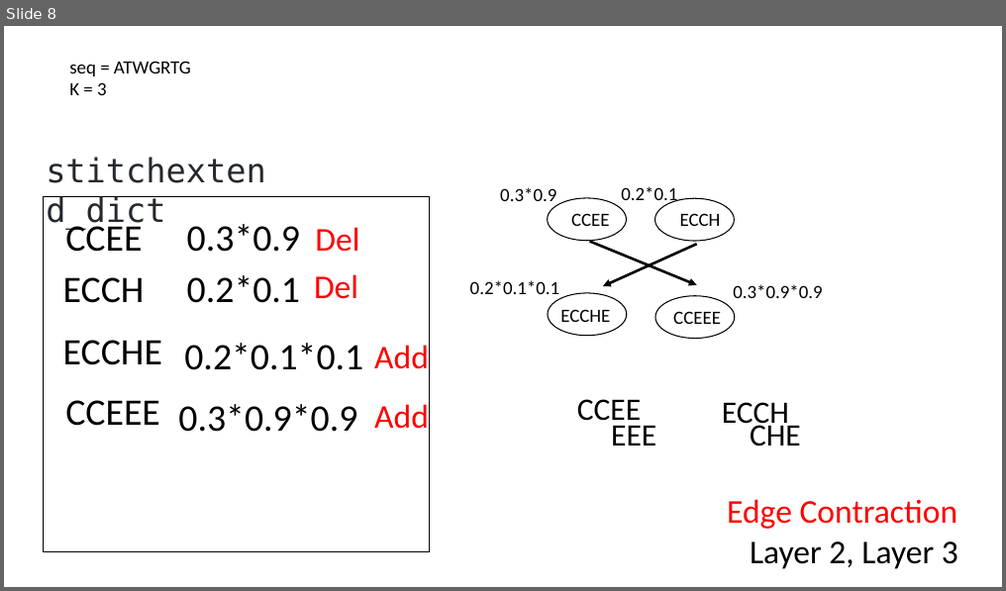
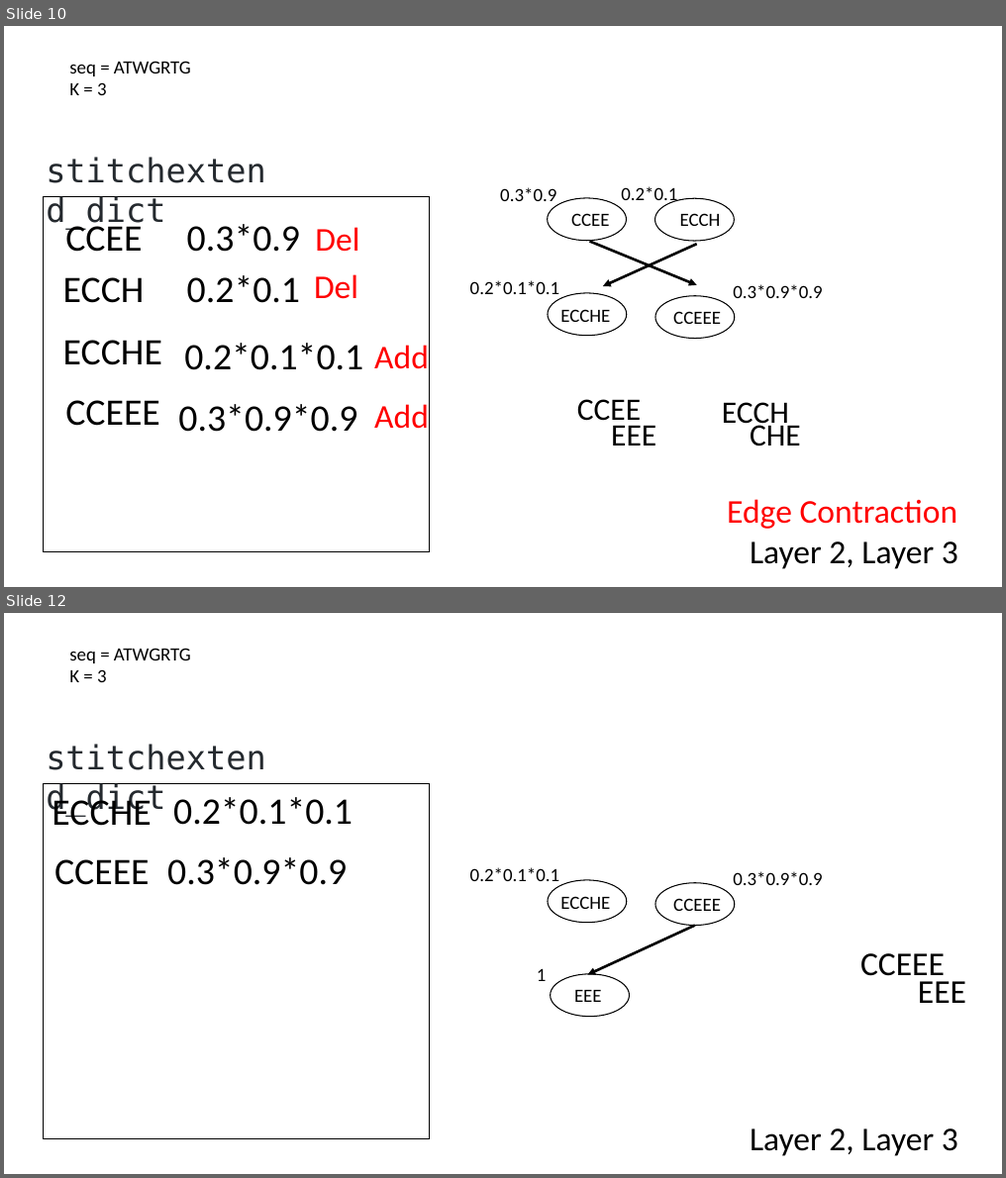
Before and after one commit to Dreycey/DebruijnExtend, a slide deck: figures/DebExtended.pptx. Shown one above the other, each under a label of ours: slide 8 before the commit, slides 10 and 12 after it; the slides between them are not shown. The pictures are 1006x591 and 1006x1178 pixels, drawn with LibreOffice and Linux fonts; fonts in the diff are those of the drawing. Boxes give left, top, right and bottom in pixels: in the first picture for what was removed or moved away, otherwise in the second. Text is boxed around its words. In the diff, an @@ line names an element or a change of style, - is before the commit and + after.

```diff
--- a/figures/DebExtended.pptx
+++ b/figures/DebExtended.pptx
@@ slide 12 added at [4,613,1002,1174], background #FFFFFF @@
@@ text added at [69,648,191,682], 18 pt, text #000000 @@
+seq = ATWGRTG
+K = 3
@@ rectangle added at [43,783,430,1140], outline #000000 1 pt @@
@@ text added at [46,783,165,816], 32 pt, text #24292E @@
+stitchextend_dict
@@ text added at [52,793,151,826], 36 pt, text #000000 @@
+ECCHE
@@ text added at [173,797,352,825], 36 pt, text #000000 @@
+0.2*0.1*0.1
@@ text added at [54,860,150,885], 36 pt, text #000000 @@
+CCEEE
@@ text added at [167,858,347,885], 36 pt, text #000000 @@
+0.3*0.9*0.9
@@ text added at [470,867,560,886], 18 pt, text #000000 @@
+0.2*0.1*0.1
@@ text added at [733,871,823,885], 18 pt, text #000000 @@
+0.3*0.9*0.9
@@ ellipse added at [548,880,627,923], outline #000000 1 pt @@
@@ text added at [560,896,610,909], 18 pt, text #000000 @@
+ECCHE
@@ ellipse added at [655,883,735,926], outline #000000 1 pt @@
@@ text added at [673,898,721,911], 18 pt, text #000000 @@
+CCEEE
@@ arrow added from (695, 925) to (588, 974), #000000 2.5 pt @@
@@ text added at [537,968,547,981], 18 pt, text #000000 @@
+1
@@ text added at [860,954,944,984], 32 pt, text #000000 @@
+CCEEE
@@ ellipse added at [550,974,630,1017], outline #000000 1 pt @@
@@ text added at [574,990,602,1002], 18 pt, text #000000 @@
+EEE
@@ text added at [918,981,966,1003], 32 pt, text #000000 @@
+EEE
@@ text added at [749,1129,958,1157], 32 pt, text #000000 @@
+Layer 2, Layer 3
@@ what was slide 8 is now slide 10 @@
```
Also in this commit, not shown: 11 slides changed, 10 other slides added, 1 slide removed.
